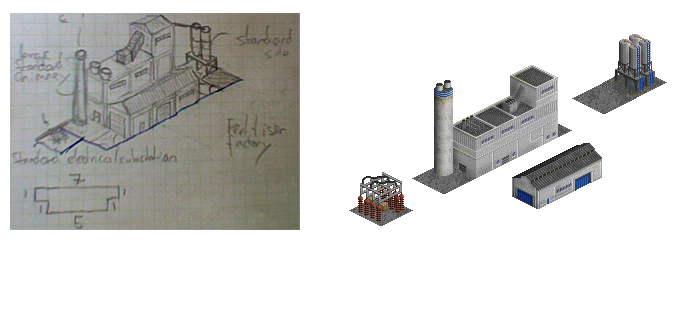
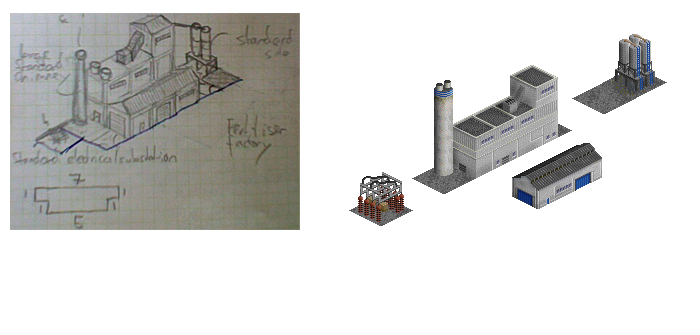
Layered file, before and after one edit (700x335). Changes by layer:
painted on "large building" over [457, 115, 481, 130]
